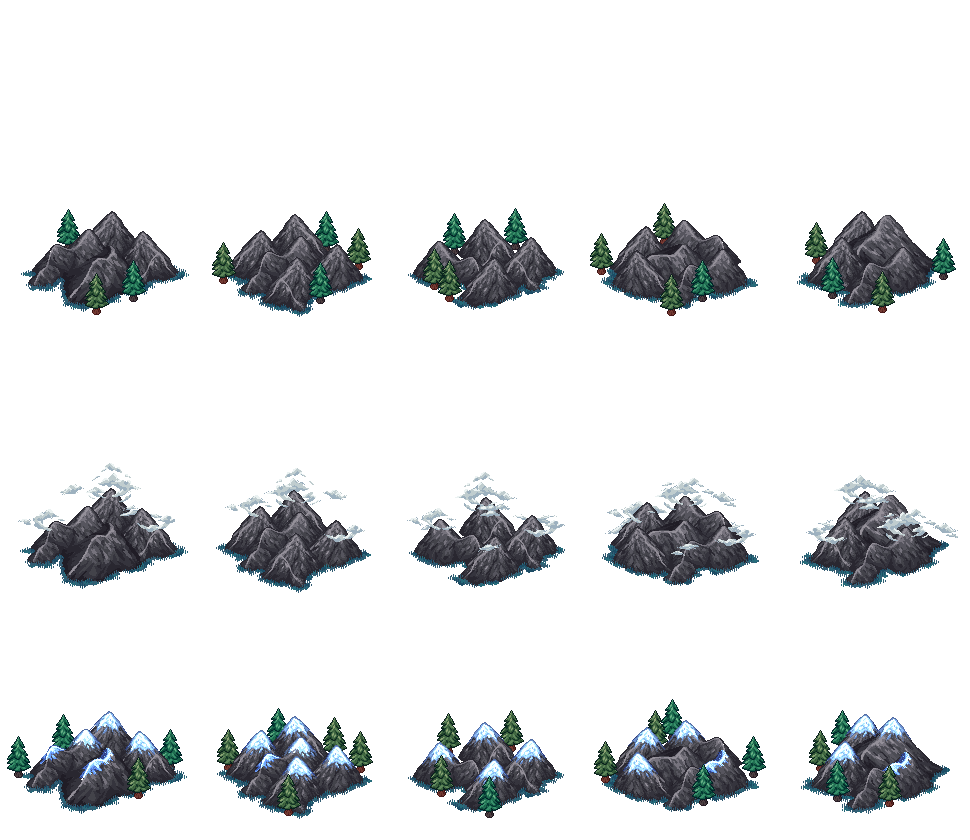
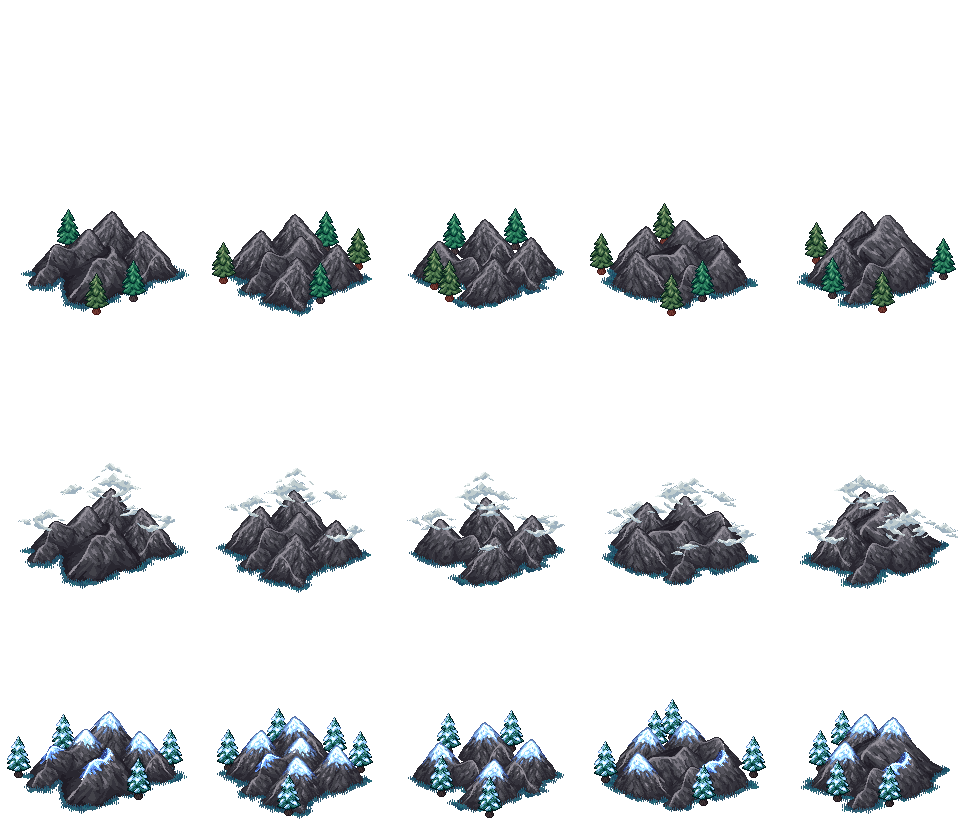
Revision of a layered 970×840 image; what changed, layer by layer:
added layer "Слой 7" above "Слой 8" over [7, 736, 31, 778]
added layer "Слой 7 copy 11" above "Слой 7 copy 10" over [878, 765, 902, 807]
added layer "Слой 7 copy 10" above "Слой 7 copy 9" over [826, 760, 850, 802]
added layer "Слой 7 copy 9" above "Слой 7 copy 8" over [742, 736, 766, 778]
added layer "Слой 7 copy 8" above "Слой 7 copy 7" over [594, 741, 618, 783]
added layer "Слой 7 copy 7" above "Слой 7 copy 6" over [692, 764, 716, 806]
added layer "Слой 7 copy 6" above "Слой 7 copy 5" over [478, 776, 502, 818]
added layer "Слой 7 copy 5" above "Слой 7 copy 4" over [430, 755, 454, 797]
added layer "Слой 7 copy 4" above "Слой 7 copy 3" over [277, 774, 301, 816]
added layer "Слой 7 copy 3" above "treesFont" over [127, 758, 151, 800]
added layer "Слой 7 copy 21" above "Слой 7 copy 20" over [217, 729, 239, 770]
added layer "Слой 7 copy 20" above "Слой 7 copy 19" over [267, 708, 286, 743]
added layer "Слой 7 copy 19" above "Слой 7 copy 18" over [323, 717, 347, 752]
added layer "Слой 7 copy 18" above "Слой 7 copy 17" over [349, 731, 373, 773]
added layer "Слой 7 copy 17" above "Слой 7 copy 16" over [437, 713, 461, 753]
added layer "Слой 7 copy 16" above "Слой 7 copy 15" over [500, 710, 524, 752]
added layer "Слой 7 copy 15" above "Слой 7 copy 14" over [648, 710, 668, 744]
added layer "Слой 7 copy 14" above "Слой 7 copy 13" over [661, 699, 682, 741]
added layer "Слой 7 copy 13" above "Слой 7 copy 12" over [831, 710, 851, 745]
added layer "Слой 7 copy 12" above "Слой 7 copy 2" over [809, 730, 833, 772]
added layer "Слой 7 copy 2" above "Слой 7 copy" over [159, 729, 183, 770]
added layer "Слой 7 copy" above "treesBehind" over [52, 714, 75, 749]
